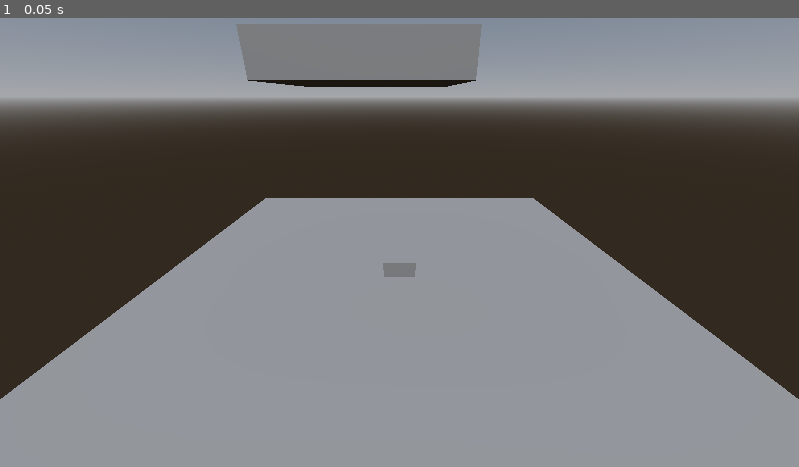
Above: before the commit, frame 1.
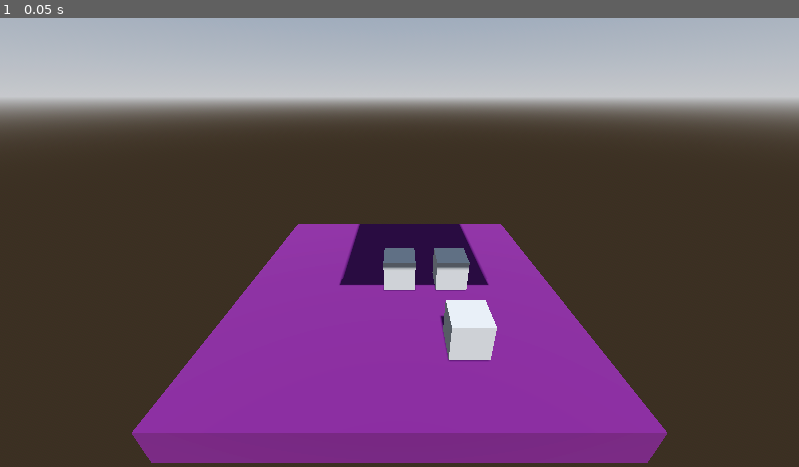
Above: after the commit, the same moment.

Repository: OatsProduction/godot-render-bug-macos-
Game: Godot game, scene res://MainScene.tscn
Same seed, same stepped clock (60 frames per second), same inputs: the game is played once before the commit and once after it.
Inputs:
- Up to frame 1 (0.05 s): no input

The runs differ from the first frame. In frame 1, 66% of the frame differs, in the area x 0-100%, y 0-100%.

Commit message:
added shadows

Diff:
--- a/MainScene.tscn
+++ b/MainScene.tscn
@@ -8,13 +8,21 @@
 [sub_resource type="Environment" id="Environment_17erm"]
 background_mode = 2
 sky = SubResource("Sky_myo8x")
+tonemap_mode = 2
 ssil_enabled = true
 sdfgi_enabled = true
+glow_enabled = true
 
-[sub_resource type="PlaneMesh" id="PlaneMesh_mf8re"]
-size = Vector2(15, 15)
+[sub_resource type="StandardMaterial3D" id="StandardMaterial3D_430qc"]
+albedo_color = Color(0.282353, 0, 0.290196, 1)
+
+[sub_resource type="BoxMesh" id="BoxMesh_ml3mc"]
+size = Vector3(10, 1, 10)
 
 [sub_resource type="BoxMesh" id="BoxMesh_i7sqp"]
+
+[sub_resource type="StandardMaterial3D" id="StandardMaterial3D_qxufm"]
+albedo_color = Color(0.247059, 0.247059, 0.247059, 1)
 
 [sub_resource type="BoxMesh" id="BoxMesh_hfsc7"]
 size = Vector3(5, 1, 5)
@@ -26,16 +34,28 @@
 
 [node name="DirectionalLight3D" type="DirectionalLight3D" parent="."]
 transform = Transform3D(1, 0, 0, 0, 0.525635, 0.85071, 0, -0.85071, 0.525635, 0, 9.36103, 8.28252)
+shadow_enabled = true
 
 [node name="Camera3D" type="Camera3D" parent="."]
 transform = Transform3D(1, 0, 0, 0, 0.895059, 0.445948, 0, -0.445948, 0.895059, 0, 5.08739, 8.29796)
 
 [node name="MeshInstance3D" type="MeshInstance3D" parent="."]
-mesh = SubResource("PlaneMesh_mf8re")
+transform = Transform3D(1, 0, 0, 0, 1, 0, 0, 0, 1, 0, -1.0273, 0)
+material_override = SubResource("StandardMaterial3D_430qc")
+mesh = SubResource("BoxMesh_ml3mc")
 
 [node name="MeshInstance3D2" type="MeshInstance3D" parent="."]
 mesh = SubResource("BoxMesh_i7sqp")
 
+[node name="MeshInstance3D4" type="MeshInstance3D" parent="."]
+transform = Transform3D(1, 0, 0, 0, 1, 0, 0, 0, 1, 1.66702, 0, 0)
+mesh = SubResource("BoxMesh_i7sqp")
+
+[node name="MeshInstance3D5" type="MeshInstance3D" parent="."]
+transform = Transform3D(1, 0, 0, 0, 1, 0, 0, 0, 1, 1.66702, 0, 2.825)
+mesh = SubResource("BoxMesh_i7sqp")
+
 [node name="MeshInstance3D3" type="MeshInstance3D" parent="."]
-transform = Transform3D(1, 0, 0, 0, 1, 0, 0, 0, 1, -0.824124, 5.90531, -1.51322)
+transform = Transform3D(1, 0, 0, 0, 1, 0, 0, 0, 1, 0.492551, 7.57787, 2.31994)
+material_override = SubResource("StandardMaterial3D_qxufm")
 mesh = SubResource("BoxMesh_hfsc7")
Not shown: 1 places in MainScene.tscn that only renumber resources
